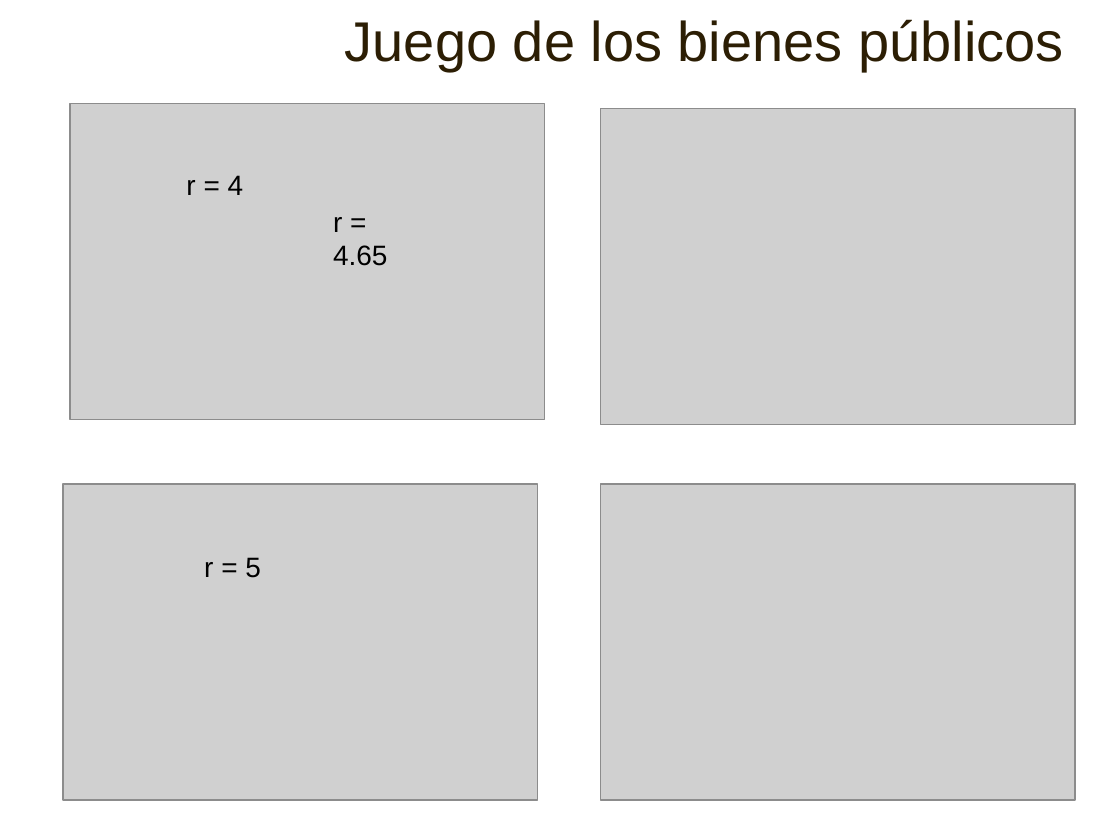
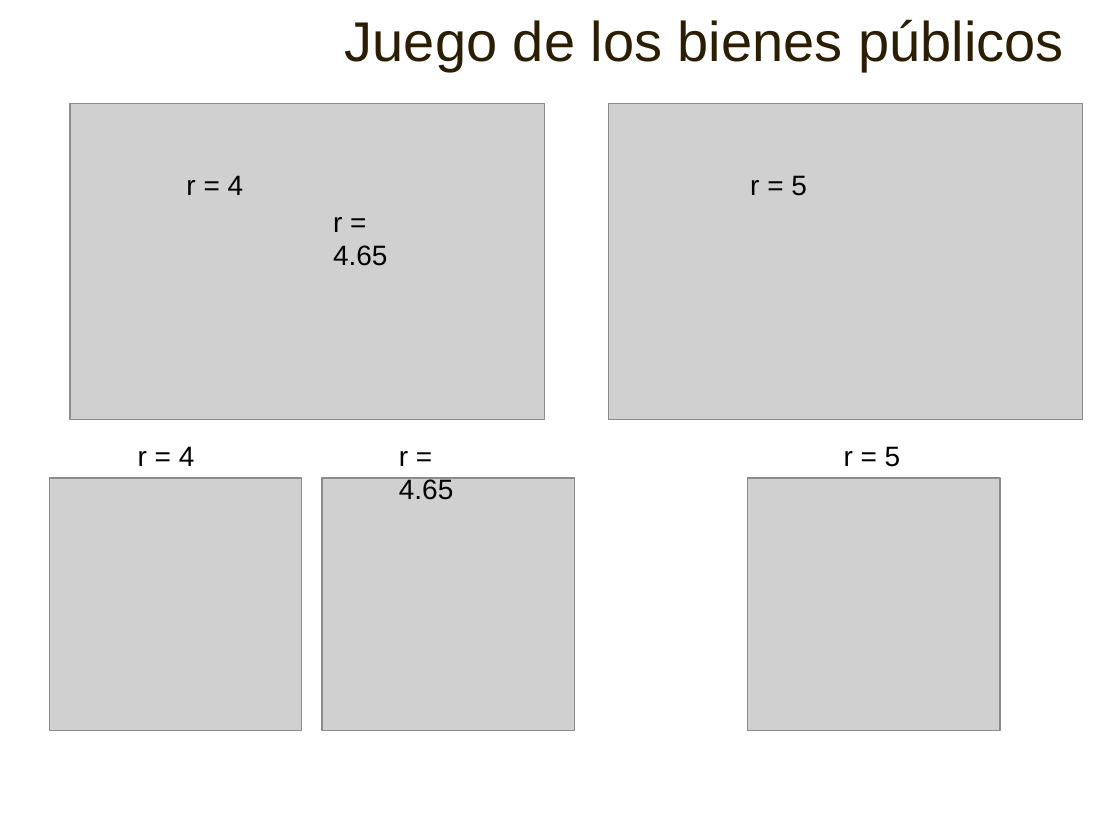
Before and after one commit to gasparalfaro/Tesis-Tesis, a slide deck: slide 13 of Presentacion/Thesis Presentation Gaspar Alfaro.pptx. Drawn at 1120x840 pixels with LibreOffice and Linux fonts; fonts in the diff are those of the drawing; grey boxes stand for pictures. Boxes give left, top, right and bottom in pixels: in the first picture for what was removed or moved away, otherwise in the second. Text is boxed around its words. In the diff, an @@ line names an element or a change of style, - is before the commit and + after.

```diff
--- a/Presentacion/Thesis Presentation Gaspar Alfaro.pptx
+++ b/Presentacion/Thesis Presentation Gaspar Alfaro.pptx
@@ picture removed at (601, 109, 1075, 424) @@
@@ picture: place and size @@
-picture at (63, 484, 536, 800)
+picture at (608, 104, 1082, 420)
@@ text "r = 5": place and size @@
-text "r = 5" at (204, 557, 261, 578)
+text "r = 5" at (750, 175, 807, 196)
@@ text added at (138, 446, 195, 466), 18 pt, text #000000 @@
+r = 4
@@ text added at (844, 446, 901, 467), 18 pt, text #000000 @@
+r = 5
@@ picture added at (49, 478, 302, 731) @@
@@ picture added at (323, 478, 576, 731) @@
@@ text added at (399, 451, 453, 500), 18 pt, text #000000 @@
+r = 4.65
@@ picture added at (747, 478, 1000, 731) @@
@@ picture removed at (601, 484, 1075, 800) @@
```
Also in this commit, not shown: 26 other slides changed, 1 slide added.
